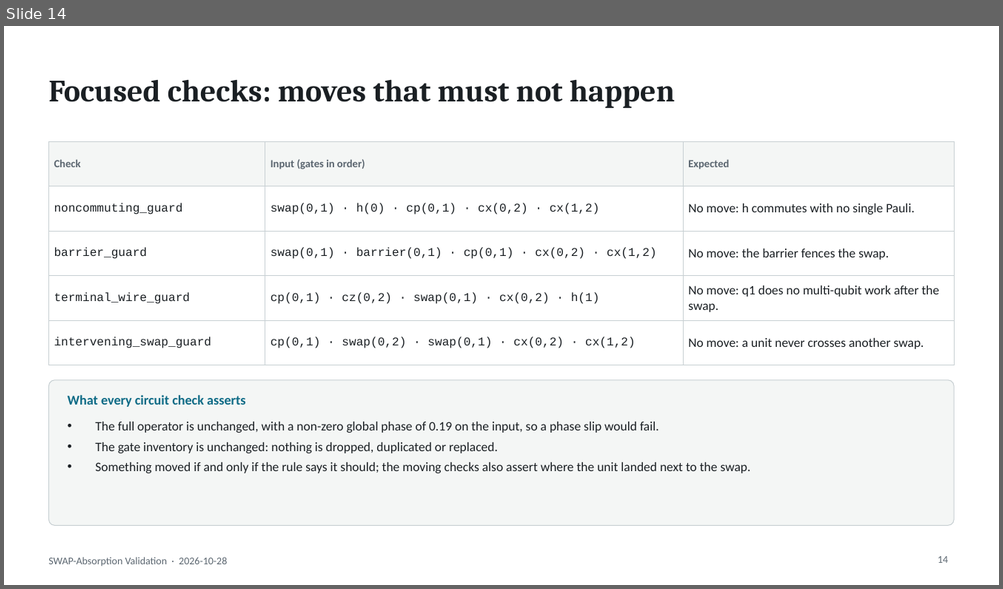
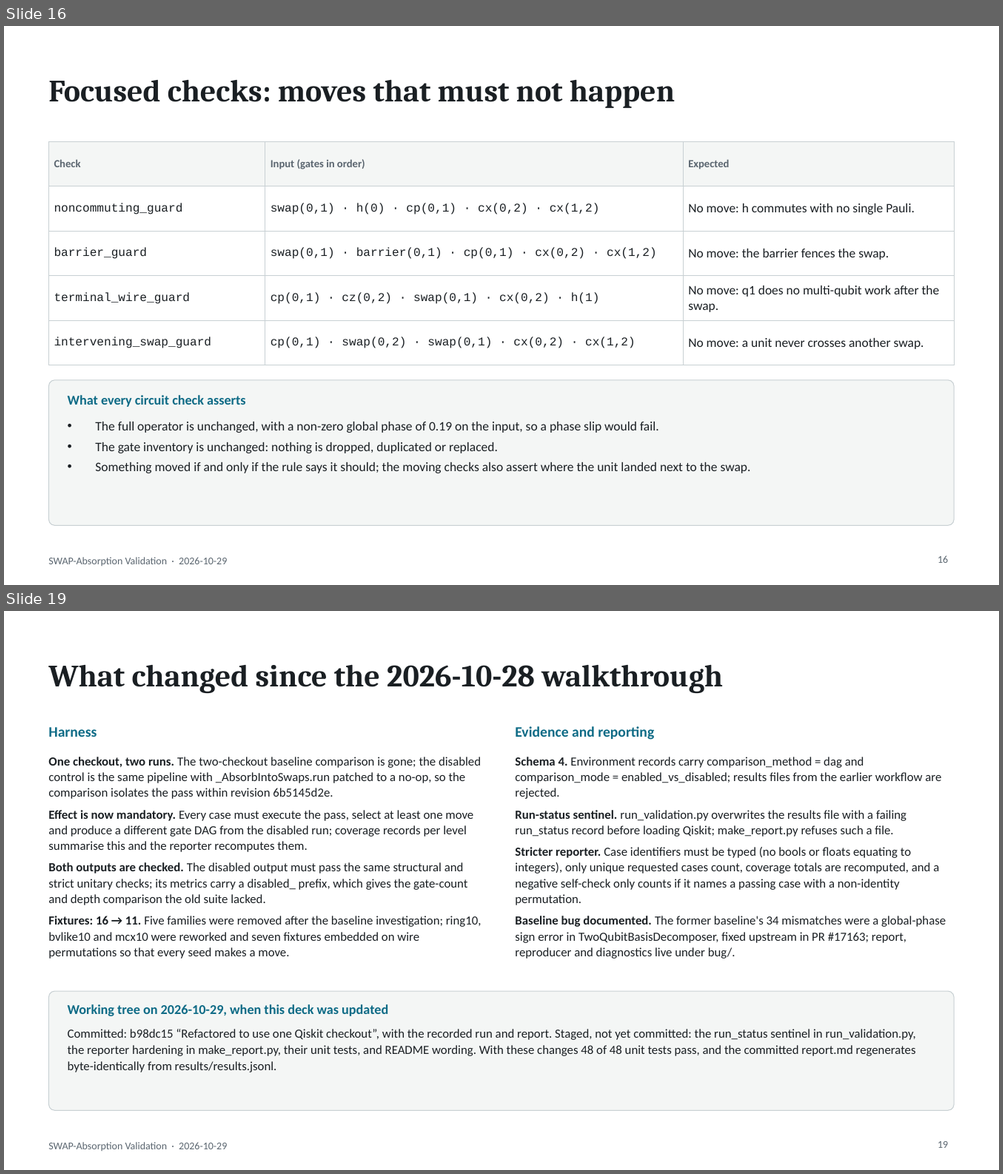
Before and after one commit to AI-native-Systems-Research/qiskit-swap-asbsorption-validation, a slide deck: swap_absorption_validation.pptx. Shown one above the other, each under a label of ours: slide 14 before the commit, slides 16 and 19 after it; the slides between them are not shown. The pictures are 1003x589 and 1003x1174 pixels, drawn with LibreOffice and Linux fonts; fonts in the diff are those of the drawing. Boxes give left, top, right and bottom in pixels: in the first picture for what was removed or moved away, otherwise in the second. Text is boxed around its words. In the diff, an @@ line names an element or a change of style, - is before the commit and + after.

Commit message:
Fixes in the report

```diff
--- a/swap_absorption_validation.pptx
+++ b/swap_absorption_validation.pptx
@@ slide 19 added at bbox=[4, 611, 999, 1170], background #FFFFFF; not listed: 1 template element that a slide beside it also shows @@
@@ title added at bbox=[48, 664, 723, 694], 30 pt, text #1A1F23, bold @@
+What changed since the 2026-10-28 walkthrough
@@ text added at bbox=[48, 727, 96, 737], 14 pt, text #0E6B86, bold @@
+Harness
@@ text added at bbox=[515, 726, 654, 740], 14 pt, text #0E6B86, bold @@
+Evidence and reporting
@@ text added at bbox=[48, 757, 481, 959], 12 pt, text #1A1F23 @@
+• One checkout, two runs. The two-checkout baseline comparison is gone; the disabled control is the same pipeline with _AbsorbIntoSwaps.run patched to a no-op, so the comparison isolates the pass within revision 6b5145d2e.
+• Effect is now mandatory. Every case must execute the pass, select at least one move and produce a different gate DAG from the disabled run; coverage records per level summarise this and the reporter recomputes them.
+• Both outputs are checked. The disabled output must pass the same structural and strict unitary checks; its metrics carry a disabled_ prefix, which gives the gate-count and depth comparison the old suite lacked.
+• Fixtures: 16 → 11. Five families were removed after the baseline investigation; ring10, bvlike10 and mcx10 were reworked and seven fixtures embedded on wire permutations so that every seed makes a move.
@@ text added at bbox=[515, 757, 945, 959], 12 pt, text #1A1F23 @@
+• Schema 4. Environment records carry comparison_method = dag and comparison_mode = enabled_vs_disabled; results files from the earlier workflow are rejected.
+• Run-status sentinel. run_validation.py overwrites the results file with a failing run_status record before loading Qiskit; make_report.py refuses such a file.
+• Stricter reporter. Case identifiers must be typed (no bools or floats equating to integers), only unique requested cases count, coverage totals are recomputed, and a negative self-check only counts if it names a passing case with a non-identity permutation.
+• Baseline bug documented. The former baseline's 34 mismatches were a global-phase sign error in TwoQubitBasisDecomposer, fixed upstream in PR #17163; report, reproducer and diagnostics live under bug/.
@@ rounded rectangle added at bbox=[48, 991, 954, 1111], fill #F4F6F5, outline #C8D0D3 0.75 pt @@
@@ text added at bbox=[68, 1005, 388, 1017], 13 pt, text #0E6B86, bold @@
+Working tree on 2026-10-29, when this deck was updated
@@ text added at bbox=[68, 1029, 916, 1073], 12 pt, text #1A1F23 @@
+Committed: b98dc15 “Refactored to use one Qiskit checkout”, with the recorded run and report. Staged, not yet committed: the run_status sentinel in run_validation.py, the reporter hardening in make_report.py, their unit tests, and README wording. With these changes 48 of 48 unit tests pass, and the committed report.md regenerates byte-identically from results/results.jsonl.
@@ page number added at bbox=[937, 1142, 948, 1148], 10 pt, text #5B6670 @@
+19
@@ what was slide 14 is now slide 16 @@
@@ slide 16 changed as well @@
@@ text at bbox=[48, 557, 227, 566]: text changed @@
-SWAP-Absorption Validation · 2026-10-28
+SWAP-Absorption Validation · 2026-10-29
@@ page number at bbox=[937, 556, 948, 563]: text changed @@
-14
+16
```
Also in this commit, not shown: 16 other slides changed, 2 other slides added, 1 slide removed, 5 other files.
